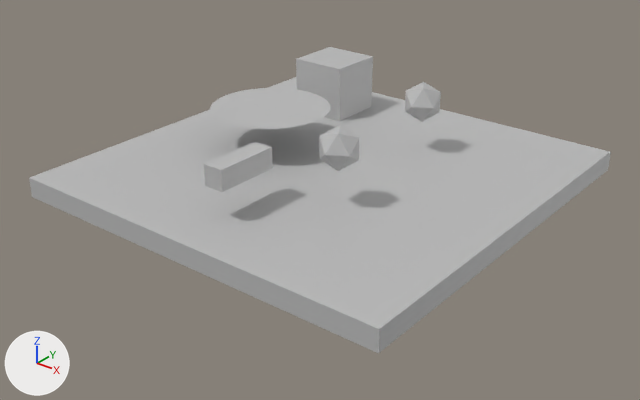
An edit to the FBX model Assets/scene1.fbx, drawn before and after from the same camera.
Both versions are drawn from a 50 mm lens placed at (0.243, -0.311, 0.177), pointed at (0.005, -0.014, -0.008). The axes (+X, +Y, +Z) are drawn at lower left. The lights are the same throughout. Where no turn or scale is listed for an object, it has been applied to the vertices.

The first picture shows 'pCube1', 'pCube2', 'pCube3', 'pDisc1', 'pPlatonic1', 'pPlatonic2'.
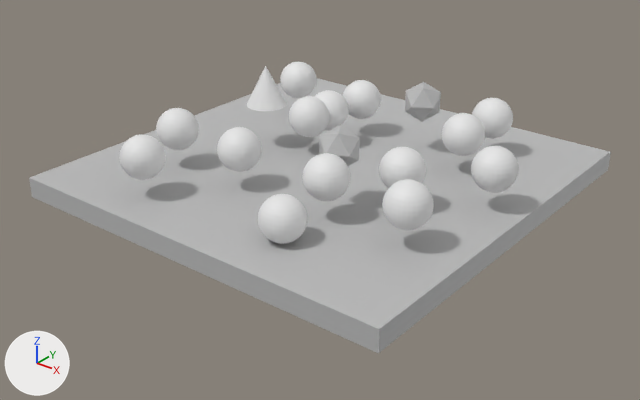
Location of each change, (x1, y1, x2, y2) in pixels of the pictures (640 x 400 px):
```json
{"object": "pCube3", "change": "deleted", "before": [296, 47, 373, 121]}
{"object": "pDisc1", "change": "deleted", "before": [210, 88, 330, 129]}
{"object": "pCube2", "change": "deleted", "before": [204, 142, 273, 192]}
{"object": "Sphere.005", "change": "added", "after": [382, 179, 434, 230]}
{"object": "Sphere.003", "change": "added", "after": [258, 194, 307, 244]}
{"object": "Sphere.002", "change": "added", "after": [302, 153, 350, 201]}
{"object": "Sphere.004", "change": "added", "after": [471, 146, 519, 193]}
{"object": "Sphere.010", "change": "added", "after": [119, 134, 166, 180]}
{"object": "Sphere.009", "change": "added", "after": [217, 127, 262, 172]}
{"object": "Sphere.006", "change": "added", "after": [442, 113, 485, 156]}
{"object": "Sphere.008", "change": "added", "after": [156, 108, 199, 150]}
{"object": "Sphere.001", "change": "added", "after": [379, 147, 426, 188]}
{"object": "Sphere", "change": "added", "after": [289, 96, 329, 137]}
{"object": "Sphere.007", "change": "added", "after": [472, 98, 513, 139]}
{"object": "Sphere.013", "change": "added", "after": [343, 80, 381, 119]}
{"object": "Sphere.011", "change": "added", "after": [280, 62, 317, 98]}
{"object": "Cone", "change": "added", "after": [247, 66, 287, 111]}
{"object": "Sphere.012", "change": "added", "after": [314, 90, 349, 131]}
```

Scene script edits in JSON lines:
```json
{"op": "add", "block": "me_sphere_008", "code": ["me_sphere_008 = bpy.data.meshes.new('Sphere.008')", "me_sphere_008.from_pydata(...)  # a UV sphere (32 segments, 16 rings, poles along z) spanning x -0.01..0.01, y -0.01..0.01, z -0.01..0.01"]}
{"op": "add", "block": "me_cone", "code": ["me_cone = bpy.data.meshes.new('Cone')", "me_cone.from_pydata(...)  # a 32-sided cone pointing to +z spanning x -0.01..0.01, y -0.01..0.01, z -0.01..0.01"]}
{"op": "remove", "block": "ob_pcube3", "code": ["ob_pcube3 = bpy.data.objects.new('pCube3', me_mesh_005)", "ob_pcube3.location = (-0.0468, 0.064, 0.0193)"]}
{"op": "remove", "block": "ob_pdisc1", "code": ["ob_pdisc1 = bpy.data.objects.new('pDisc1', me_mesh_004)", "ob_pdisc1.location = (-0.0374, 0.0, 0.0258)"]}
{"op": "remove", "block": "ob_pcube2", "code": ["ob_pcube2 = bpy.data.objects.new('pCube2', me_mesh_001)", "ob_pcube2.location = (0.0, -0.0623, 0.0253)"]}
{"op": "add", "block": "ob_sphere_008", "code": ["ob_sphere_008 = bpy.data.objects.new('Sphere.008', me_sphere_008)", "ob_sphere_008.location = (-0.0557, -0.0456, 0.0236)"]}
{"op": "add", "block": "ob_sphere_001", "code": ["ob_sphere_001 = bpy.data.objects.new('Sphere.001', me_sphere_008.copy())", "ob_sphere_001.location = (0.0539, -0.0186, 0.0233)"]}
{"op": "add", "block": "ob_sphere_013", "code": ["ob_sphere_013 = bpy.data.objects.new('Sphere.013', me_sphere_008.copy())", "ob_sphere_013.location = (-0.0125, 0.0426, 0.0236)"]}
{"op": "add", "block": "ob_sphere_005", "code": ["ob_sphere_005 = bpy.data.objects.new('Sphere.005', me_sphere_008.copy())", "ob_sphere_005.location = (0.0746, -0.0456, 0.0236)"]}
{"op": "add", "block": "ob_sphere_007", "code": ["ob_sphere_007 = bpy.data.objects.new('Sphere.007', me_sphere_008.copy())", "ob_sphere_007.location = (0.0534, 0.0603, 0.0236)"]}
{"op": "add", "block": "ob_sphere", "code": ["ob_sphere = bpy.data.objects.new('Sphere', me_sphere_008.copy())", "ob_sphere.location = (-0.0177, 0.0062, 0.0236)"]}
{"op": "add", "block": "ob_sphere_012", "code": ["ob_sphere_012 = bpy.data.objects.new('Sphere.012', me_sphere_008.copy())", "ob_sphere_012.location = (-0.0157, 0.0191, 0.0236)"]}
{"op": "add", "block": "ob_cone", "code": ["ob_cone = bpy.data.objects.new('Cone', me_cone)", "ob_cone.location = (-0.0398, 0.0, 0.0367)"]}
{"op": "add", "block": "ob_sphere_010", "code": ["ob_sphere_010 = bpy.data.objects.new('Sphere.010', me_sphere_008.copy())", "ob_sphere_010.location = (-0.0426, -0.0787, 0.0236)"]}
{"op": "add", "block": "ob_sphere_002", "code": ["ob_sphere_002 = bpy.data.objects.new('Sphere.002', me_sphere_008.copy())", "ob_sphere_002.location = (0.0346, -0.0463, 0.0243)"]}
{"op": "add", "block": "ob_sphere_011", "code": ["ob_sphere_011 = bpy.data.objects.new('Sphere.011', me_sphere_008.copy())", "ob_sphere_011.location = (-0.0585, 0.0468, 0.0236)"]}
{"op": "add", "block": "ob_sphere_003", "code": ["ob_sphere_003 = bpy.data.objects.new('Sphere.003', me_sphere_008.copy())", "ob_sphere_003.location = (0.033, -0.0725, 0.0149)"]}
{"op": "add", "block": "ob_sphere_006", "code": ["ob_sphere_006 = bpy.data.objects.new('Sphere.006', me_sphere_008.copy())", "ob_sphere_006.location = (0.0534, 0.0327, 0.0236)"]}
{"op": "add", "block": "ob_sphere_009", "code": ["ob_sphere_009 = bpy.data.objects.new('Sphere.009', me_sphere_008.copy())", "ob_sphere_009.location = (-0.0156, -0.0456, 0.0236)"]}
{"op": "add", "block": "ob_sphere_004", "code": ["ob_sphere_004 = bpy.data.objects.new('Sphere.004', me_sphere_008.copy())", "ob_sphere_004.location = (0.0843, 0.0062, 0.0236)"]}
```
